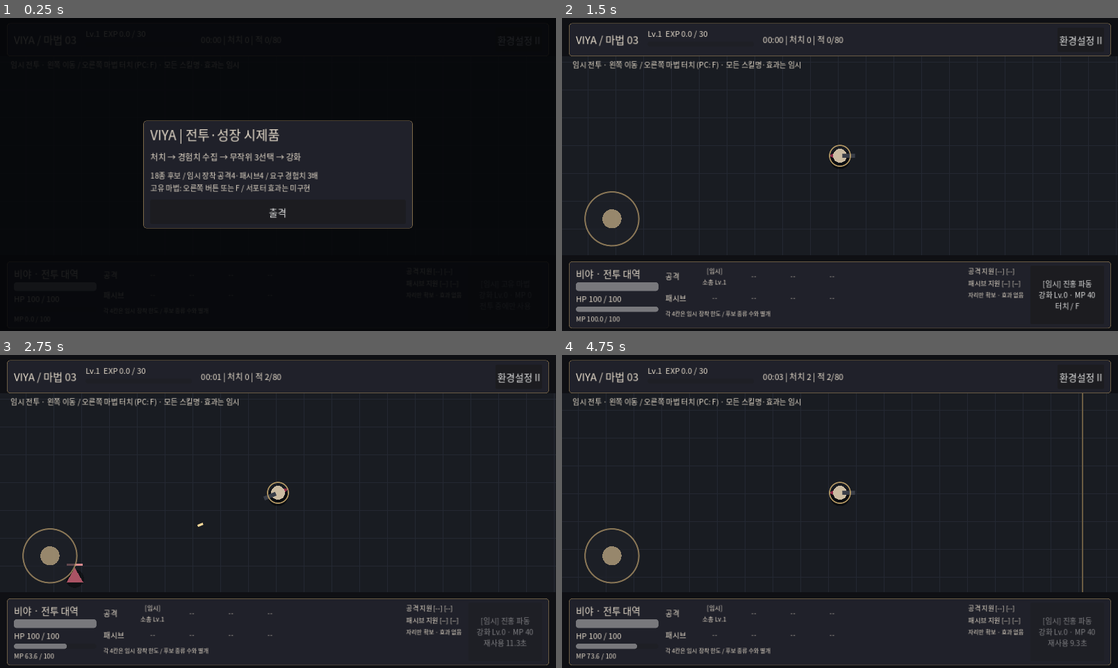
Above: before the commit, frames 1-4 (two rows, left to right).
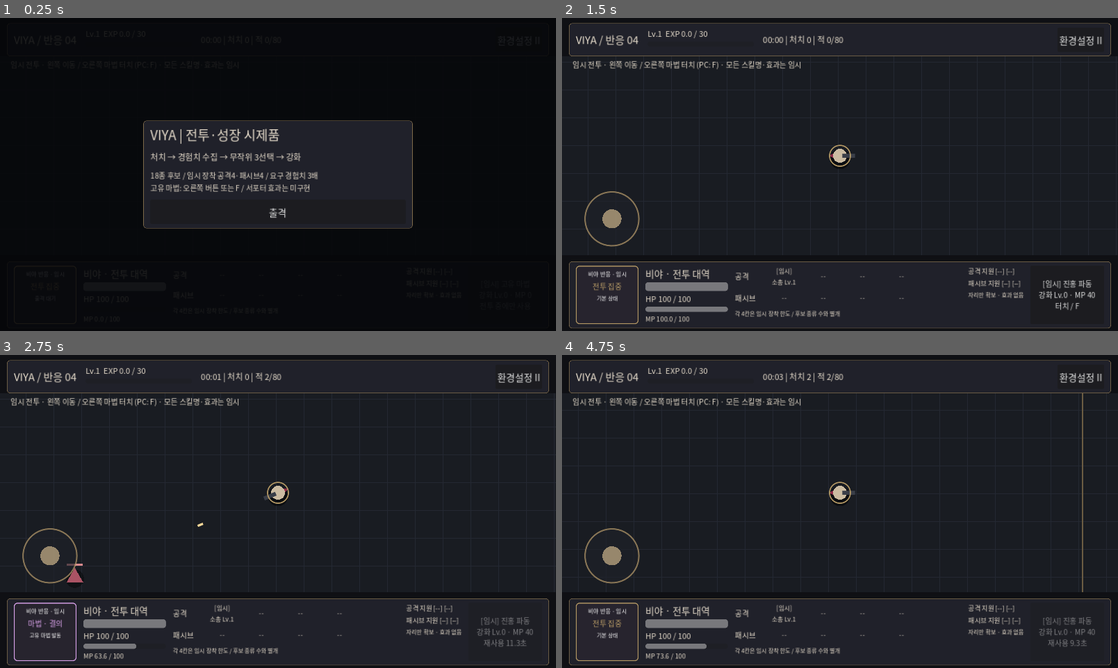
Above: after the commit, the same moments.

Repository: dldlfah/Viya
Game: Godot game, scene res://scenes/main.tscn
Same seed, same stepped clock (60 frames per second), same inputs: the game is played once before the commit and once after it.
Inputs (mouse positions are in pixels of both pictures, inside the frame that each line leads up to):
- Up to frame 1 (0.25 s): no input
- Up to frame 2 (1.5 s): click "환경설정 II" at 0.5 s; click "출격" at 1.25 s
- Up to frame 3 (2.75 s): click "[임시] 진홍 파동 강화 Lv.0 · MP 40 터치…" at 2 s
- Up to frame 4 (4.75 s): tap Enter at 2.75 s; move the mouse to (962, 495) at 2.77 s; hold D 2.78-3.5 s; tap F at 2.85, 4.35 s; click (962, 495) at 2.92 s; drag from (728, 527) to (812, 574) at 3.52 s; move the mouse to (895, 442) at 4.27 s; hold D from 4.28 s (still down); click (895, 442) at 4.42 s

The runs differ from the first frame. In frame 2, 2.6% of the frame differs, in the area x 2-62%, y 5-98%; in frame 3, 2.6%; in frame 4, 2.6%.

Commit message:
feat: GAME-004 reaction feedback and run-summary integration [skip ci]

Diff:
--- /dev/null
+++ b/docs/validation/GAME004_STATIC_REPORT.json
@@ -0,0 +1,61 @@
+{
+  "source_base_commit": "efd5e70938ae7f32bb6e0938531eea66334cc078",
+  "command": "python tools/check_feedback_data.py",
+  "exit_code": 0,
+  "python_version": "3.13.5",
+  "base_blobs_verified_before_patch": {
+    "scripts/main.gd": "a239eb8826a327e667d94a1862b934cdbf3af819",
+    "scripts/combat/run_state.gd": "a1d825a79b2c3beaae752bc547403e3de569efb3",
+    "tools/check_project.py": "20ec1d6ac37ac774472b5f460b92b77dd064127f"
+  },
+  "targeted_source_contract": {
+    "status": "PASS",
+    "errors": [],
+    "negative_controls": [
+      {
+        "fixture": "missing_damage_hook",
+        "rejected": true
+      },
+      {
+        "fixture": "missing_reset",
+        "rejected": true
+      },
+      {
+        "fixture": "negative_duration",
+        "rejected": true
+      },
+      {
+        "fixture": "missing_low_hp_warning",
+        "rejected": true
+      },
+      {
+        "fixture": "missing_stale_guard",
+        "rejected": true
+      }
+    ],
+    "files_checked": 7,
+    "source_sha256": {
+      "scripts/combat/feedback_state.gd": "3ee19238fb9307bc9953fed3ecc266ecff420e2c74ceffe81409069372e87d88",
+      "scripts/combat/run_state.gd": "0b6ce7c0e431fc24d9454aec85385c423cd7d6167f48f3fe5f2e68c757c3e4c2",
+      "scripts/ui/feedback_panel.gd": "e6fa69fd4752e785eeaaa3a06f1652fe106436763d44217918688233903b2d10",
+      "scripts/main.gd": "caf2b9746dc333d226ec61667f015bec975e2c6009ad0d4a432325ab0fc6584b",
+      "tests/test_feedback.gd": "dd5794b79b07dac14692716471a6a977345ca0b92a9db24fc7a40c5ef6de6823",
+      "tools/check_project.py": "8195d4d7e6e547399a314a94dc59b9a7e1a4e8e46884668e1846a88f9cf6e858",
+      "tools/check_feedback_data.py": "f1bd6f415e919a32faab1b403073e24dcdda4b819938b9b707dacfc32320bec7"
+    },
+    "scope": "7 affected code/test/checker files: UTF-8, delimiters, whitespace, Python syntax, reaction constants, integration markers, engine-test registration and new dependency paths only. NOT the full project check or GDScript parser/type/runtime, rendering, or mobile input tests."
+  },
+  "source_fingerprint": "1f0c7861452ecf0d1deff51df470e9c6cdc596715ecd83ad1c7f516a4588be05",
+  "godot_runtime": {
+    "status": "NOT_VERIFIED",
+    "detected_engine": null,
+    "reason": "No Godot executable in active environment; official binary fetch unavailable. No GDScript engine test was executed."
+  },
+  "full_project_regression": "NOT_EXECUTED_THIS_TURN",
+  "authored_engine_test": "tests/test_feedback.gd (registered after foundation/growth/magic tests)",
+  "windows_f5": "NOT_VERIFIED",
+  "rendered_layout": "NOT_VERIFIED",
+  "android_device": "NOT_VERIFIED",
+  "ios_device": "NOT_VERIFIED",
+  "preservation": "No changes to skills JSON, growth, magic, move_input, battle_view, project.godot, original tests or artwork are planned in this tree. Remote comparison is the final preservation check."
+}
--- /dev/null
+++ b/scripts/combat/feedback_state.gd
@@ -0,0 +1,78 @@
+extends RefCounted
+## Presentation state only; never changes damage, XP, MP, or input ownership.
+## Provisional display timing. Only RunState advances the simulation clock.
+const LOW_HP_RATIO := 0.30
+const ORDER := ["hurt", "magic", "levelup"]
+const DURATIONS := {"hurt": 0.55, "magic": 0.90, "levelup": 1.20}
+const PRESENTATION := {
+	"normal": {"label": "전투 집중", "detail": "기본 상태", "accent": "b69a65"},
+	"hurt": {"label": "피격 · 고통", "detail": "피해를 입었습니다", "accent": "ec7b87"},
+	"magic": {"label": "마법 · 결의", "detail": "고유 마법 발동", "accent": "dba3ec"},
+	"levelup": {"label": "성장 · 기쁨", "detail": "레벨업 반응", "accent": "7cd3b2"},
+	"low_hp": {"label": "저체력 · 지침", "detail": "체력 회복 필요", "accent": "e4ad66"},
+	"defeat": {"label": "전투 종료", "detail": "다시 출격 가능", "accent": "9d98a5"}
+}
+var clocks: Dictionary = {"hurt": 0.0, "magic": 0.0, "levelup": 0.0}
+var defeated: bool = false
+var _last_level_ticket: int = -1
+
+func reset() -> void:
+	for key in ORDER:
+		clocks[key] = 0.0
+	defeated = false
+	_last_level_ticket = -1
+
+func trigger(kind: String) -> bool:
+	if defeated or not DURATIONS.has(kind):
+		return false
+	# At most one pending event per kind: no unbounded expression queue.
+	clocks[kind] = float(DURATIONS[kind])
+	return true
+
+func level_up(offer_ticket: int) -> bool:
+	if defeated or offer_ticket <= _last_level_ticket:
+		return false
+	_last_level_ticket = offer_ticket
+	return trigger("levelup")
+
+func finish() -> void:
+	defeated = true
+	for key in ORDER:
+		clocks[key] = 0.0
+
+func advance(delta: float, running: bool) -> void:
+	if not running or defeated or delta <= 0.0 or not is_finite(delta):
+		return
+	# Only the currently visible reaction spends its time. A higher priority
+	# event temporarily covers lower ones rather than silently eating them.
+	var budget: float = delta
+	for key in ORDER:
+		var left: float = float(clocks[key])
+		if left <= 0.0:
+			continue
+		var consumed: float = minf(left, budget)
+		clocks[key] = maxf(0.0, left - consumed)
+		if float(clocks[key]) < 0.000001:
+			clocks[key] = 0.0
+		budget = maxf(0.0, budget - consumed)
+		if budget <= 0.0:
+			return
+
+func is_low(hp: int, maximum: int) -> bool:
+	return hp > 0 and maximum > 0 and float(hp) / float(maximum) <= LOW_HP_RATIO
+
+func current(hp: int, maximum: int) -> String:
+	if defeated or hp <= 0:
+		return "defeat"
+	for key in ORDER:
+		if float(clocks[key]) > 0.0:
+			return str(key)
+	return "low_hp" if is_low(hp, maximum) else "normal"
+
+func snapshot(hp: int, maximum: int) -> Dictionary:
+	var key: String = current(hp, maximum)
+	var result: Dictionary = PRESENTATION[key].duplicate(true)
+	result["key"] = key
+	result["low_hp"] = is_low(hp, maximum)
+	result["remaining"] = float(clocks.get(key, 0.0))
+	return result
--- a/scripts/combat/run_state.gd
+++ b/scripts/combat/run_state.gd
@@ -2,6 +2,7 @@
 ## One authoritative simulation. All numbers/effects are provisional test tuning.
 const Growth = preload("res://scripts/progression/growth_state.gd")
 const MagicState = preload("res://scripts/combat/magic_state.gd")
+const FeedbackState = preload("res://scripts/combat/feedback_state.gd")
 enum Phase { READY, RUNNING, PAUSED, DEFEAT, CHOOSING }
 const WORLD_SIZE := Vector2(1800.0, 1200.0)
 const PLAYER_SPEED := 235.0
@@ -34,6 +35,7 @@
 var rng := RandomNumberGenerator.new()
 var growth = Growth.new()
 var magic = MagicState.new()
+var feedback = FeedbackState.new()
 var skill_clocks: Dictionary = {}
 var stats := {"power": 1.0, "rate": 1.0, "speed": PLAYER_SPEED,
 	"pickup": 80.0, "xp": 1.0, "crit": 0.0, "regen": 0.0, "ultimate": 0}
@@ -63,6 +65,7 @@
 	if not growth.reset(character_id, int(rng.seed) ^ 0x51A7):
 		return false
 	magic.reset(candidate, character_id)
+	feedback.reset()
 	player = WORLD_SIZE * 0.5
 	facing = Vector2.RIGHT
 	hp = 100
@@ -102,6 +105,9 @@
 	if hp == 0:
 		magic.invalidate_requests()
 		phase = Phase.DEFEAT
+		feedback.finish()
+	else:
+		feedback.trigger("hurt")
 	return true
 
 func add_enemy(at: Vector2) -> bool:
@@ -145,6 +151,7 @@
 func _begin_choice_if_needed() -> void:
 	if growth.pending > 0:
 		growth.open_offer()
+		feedback.level_up(growth.ticket)
 		magic.invalidate_requests()
 		phase = Phase.CHOOSING
 
@@ -158,6 +165,7 @@
 	_burst(player, float(cast["radius"]), float(cast["damage"]), "ultimate")
 	effects[-1]["life"] = float(cast["effect_duration"])
 	effects[-1]["duration"] = float(cast["effect_duration"])
+	feedback.trigger("magic")
 	return true
 
 func _effect_rank(effect: String) -> int:
@@ -181,6 +189,7 @@
 	if phase != Phase.RUNNING or delta <= 0.0 or not is_finite(delta):
 		return
 	var dt := minf(delta, 0.05)
+	feedback.advance(dt, true)
 	elapsed += dt
 	hurt_clock = maxf(0.0, hurt_clock - dt)
 	var movement := direction.limit_length(1.0)
@@ -388,3 +397,9 @@
 			_damage_enemy(victim, float(bullet["damage"]))
 		if bullet["remaining"] <= 0 or bullet["life"] <= 0.0:
 			bullets.remove_at(bullet_index)
+
+
+func result_summary() -> Dictionary:
+	# A new value-only snapshot; no reference to live collections escapes.
+	return {"ended": phase == Phase.DEFEAT, "level": growth.level,
+		"elapsed": elapsed, "kills": kills, "shots": shots, "magic_casts": magic.casts}
--- a/scripts/main.gd
+++ b/scripts/main.gd
@@ -2,6 +2,7 @@
 const RunState = preload("res://scripts/combat/run_state.gd")
 const BattleView = preload("res://scripts/combat/battle_view.gd")
 const MoveInput = preload("res://scripts/ui/move_input.gd")
+const FeedbackPanel = preload("res://scripts/ui/feedback_panel.gd")
 
 var simulation = RunState.new()
 var view
@@ -20,6 +21,9 @@
 var magic_button: Button
 var mana_bar: ProgressBar
 var mana_text: Label
+var feedback_panel
+var feedback_overlay_label: Label
+var result_summary_label: Label
 var _magic_touch_id: int = -1
 var _magic_ui_ticket: int = -1
 var choice_buttons: Array[Button] = []
@@ -84,6 +88,7 @@
 	var ticket: int = _magic_ui_ticket if expected_ticket < 0 else expected_ticket
 	simulation.cast_ultimate(ticket)
 	_update_magic_hud()
+	_update_feedback_hud()
 	view.queue_redraw()
 
 func _unhandled_key_input(event: InputEvent) -> void:
@@ -126,6 +131,7 @@
 	movement.set_enabled(false)
 	last_phase = simulation.phase
 	_show_menu("paused")
+	_update_hud()
 
 func resume_game() -> void:
 	if simulation.phase != RunState.Phase.PAUSED:
@@ -138,6 +144,7 @@
 		_sync_phase_ui() # Restore the same ticket/candidates, never reroll on pause.
 	else:
 		overlay.hide()
+	_update_hud()
 
 func _label(text: String, font_size: int = 20) -> Label:
 	var item := Label.new()
@@ -197,7 +204,7 @@
 	var top_row := HBoxContainer.new()
 	top_row.add_theme_constant_override("separation", 20)
 	top.add_child(top_row)
-	top_row.add_child(_label("VIYA / 마법 03", 24))
+	top_row.add_child(_label("VIYA / 반응 04", 24))
 	var growth_column := VBoxContainer.new()
 	growth_column.custom_minimum_size.x = 245
 	top_row.add_child(growth_column)
@@ -224,6 +231,8 @@
 	var bottom_row := HBoxContainer.new()
 	bottom_row.add_theme_constant_override("separation", 16)
 	bottom.add_child(bottom_row)
+	feedback_panel = FeedbackPanel.new()
+	bottom_row.add_child(feedback_panel)
 	var identity := VBoxContainer.new()
 	identity.custom_minimum_size.x = 190
 	bottom_row.add_child(identity)
@@ -292,6 +301,8 @@
 
 func _clear_dialog() -> void:
 	choice_buttons.clear()
+	feedback_overlay_label = null
+	result_summary_label = null
 	for child in dialog_body.get_children():
 		dialog_body.remove_child(child)
 		child.queue_free()
@@ -302,6 +313,7 @@
 	last_ticket = simulation.growth.ticket
 	movement.set_enabled(false)
 	dialog_body.add_child(_label("레벨업 · 원하는 강화 하나를 선택", 28))
+	_add_feedback_banner()
 	dialog_body.add_child(_label("전투 정지 / 남은 선택 %d회 / 이름·효과·강화 상한은 임시" % simulation.growth.pending, 18))
 	var choices: Array[String] = simulation.growth.offer
 	if choices.is_empty():
@@ -368,7 +380,8 @@
 		dialog_body.add_child(start_button)
 	elif kind == "paused":
 		dialog_body.add_child(_label("일시정지 / 환경설정", 30))
-		dialog_body.add_child(_label("레벨업 선택도 그대로 보존됩니다.", 18))
+		dialog_body.add_child(_label("선택·마력·반응 시간이 그대로 보존됩니다.", 18))
+		_add_feedback_banner()
 		dialog_body.add_child(_label("전체 음량 (저장 · 전투 음원은 미탑재)", 17))
 		var slider := HSlider.new()
 		slider.min_value = 0.0
@@ -383,7 +396,12 @@
 		dialog_body.add_child(_button("새 전투 시작", begin_run))
 	else:
 		dialog_body.add_child(_label("전투 종료", 30))
-		dialog_body.add_child(_label("Lv.%d / 생존 %.1f초 / 처치 %d" % [simulation.growth.level, simulation.elapsed, simulation.kills], 22))
+		var summary: Dictionary = simulation.result_summary()
+		result_summary_label = _label("Lv.%d / 생존 %.1f초 / 처치 %d\n발사 %d회 / 고유 마법 %d회" % [
+			summary["level"], summary["elapsed"], summary["kills"],
+			summary["shots"], summary["magic_casts"]], 22)
+		dialog_body.add_child(result_summary_label)
+		_add_feedback_banner()
 		start_button = _button("다시 출격", begin_run)
 		dialog_body.add_child(start_button)
 	overlay.show()
@@ -402,6 +420,7 @@
 		_update_slots(attack_slots, "attack")
 		_update_slots(passive_slots, "passive")
 	_update_magic_hud()
+	_update_feedback_hud()
 
 func _update_slots(labels: Array[Label], row: String) -> void:
 	var entries: Array[Dictionary] = simulation.growth.row_entries(row)
@@ -454,3 +473,26 @@
 		volume = clampf(float(config.get_value("audio", "master", 0.7)), 0.0, 1.0)
 	AudioServer.set_bus_volume_db(0, linear_to_db(maxf(volume, 0.0001)))
 	AudioServer.set_bus_mute(0, volume == 0.0)
+
+
+func _add_feedback_banner() -> void:
+	feedback_overlay_label = _label("", 18)
+	feedback_overlay_label.mouse_filter = Control.MOUSE_FILTER_IGNORE
+	dialog_body.add_child(feedback_overlay_label)
+
+func _update_feedback_hud() -> void:
+	var data: Dictionary = simulation.feedback.snapshot(simulation.hp, simulation.max_hp)
+	var context: String = ""
+	match simulation.phase:
+		RunState.Phase.READY:
+			context = "출격 대기"
+		RunState.Phase.PAUSED:
+			context = "정지 · 반응 보존"
+		RunState.Phase.CHOOSING:
+			context = "선택 · 반응 보존"
+	if is_instance_valid(feedback_panel):
+		feedback_panel.present(data, context)
+	if is_instance_valid(feedback_overlay_label):
+		feedback_overlay_label.text = "비야 상태: %s%s" % [data["label"],
+			" / 저체력 경고 유지" if bool(data["low_hp"]) else ""]
+		feedback_overlay_label.add_theme_color_override("font_color", Color(str(data["accent"])))
--- /dev/null
+++ b/scripts/ui/feedback_panel.gd
@@ -0,0 +1,60 @@
+extends PanelContainer
+## Deliberately text/border placeholders, not new character artwork.
+## No Timer/Tween/process clock: drawing cannot change the simulation.
+var state_key: String = "normal"
+var reaction_text: Label
+var context_text: Label
+var danger_text: Label
+var frame_style: StyleBoxFlat
+var _signature: String = ""
+
+func _ready() -> void:
+	name = "ViyaFeedbackPlaceholder"
+	custom_minimum_size = Vector2(144, 108)
+	mouse_filter = Control.MOUSE_FILTER_IGNORE
+	frame_style = StyleBoxFlat.new()
+	frame_style.bg_color = Color("27242e")
+	frame_style.set_border_width_all(2)
+	frame_style.set_corner_radius_all(7)
+	frame_style.content_margin_left = 8
+	frame_style.content_margin_right = 8
+	frame_style.content_margin_top = 8
+	frame_style.content_margin_bottom = 8
+	add_theme_stylebox_override("panel", frame_style)
+	var column := VBoxContainer.new()
+	column.mouse_filter = Control.MOUSE_FILTER_IGNORE
+	column.add_theme_constant_override("separation", 4)
+	add_child(column)
+	column.add_child(_text("비야 반응 · 임시", 13))
+	reaction_text = _text("전투 집중", 17)
+	column.add_child(reaction_text)
+	context_text = _text("출격 대기", 12)
+	column.add_child(context_text)
+	danger_text = _text("", 12)
+	danger_text.custom_minimum_size.y = 16
+	danger_text.add_theme_color_override("font_color", Color("efae77"))
+	column.add_child(danger_text)
+
+func _text(value: String, pixels: int) -> Label:
+	var item := Label.new()
+	item.text = value
+	item.add_theme_font_size_override("font_size", pixels)
+	item.horizontal_alignment = HORIZONTAL_ALIGNMENT_CENTER
+	item.mouse_filter = Control.MOUSE_FILTER_IGNORE
+	return item
+
+func present(data: Dictionary, context: String = "") -> void:
+	if not is_instance_valid(reaction_text):
+		return
+	state_key = str(data["key"])
+	var signature: String = "%s|%s|%s" % [state_key, data["low_hp"], context]
+	if signature == _signature:
+		return
+	_signature = signature
+	var accent := Color(str(data["accent"]))
+	frame_style.border_color = accent
+	reaction_text.text = str(data["label"])
+	reaction_text.add_theme_color_override("font_color", accent)
+	context_text.text = str(data["detail"]) if context.is_empty() else context
+	# Persistent safety information is not hidden by a happy/casting reaction.
+	danger_text.text = "저체력 경고" if bool(data["low_hp"]) else ""
--- /dev/null
+++ b/tests/test_feedback.gd
@@ -0,0 +1,162 @@
+extends SceneTree
+## Requires the actual Godot engine. Static source checks are NOT these tests.
+const RunState = preload("res://scripts/combat/run_state.gd")
+const Feedback = preload("res://scripts/combat/feedback_state.gd")
+var failures: Array[String] = []
+var checks: int = 0
+
+func _initialize() -> void:
+	call_deferred("_run")
+
+func verify(condition: bool, description: String) -> void:
+	checks += 1
+	if not condition:
+		failures.append(description)
+		printerr("FAIL: ", description)
+
+func quiet_state():
+	var state = RunState.new()
+	verify(state.start(42), "Production character data starts a run")
+	state.spawn_clock = 999.0
+	return state
+
+func advance_run(state, seconds: float) -> void:
+	for frame in range(int(ceil(seconds / 0.05))):
+		state.step(0.05, Vector2.ZERO)
+
+func _run() -> void:
+	var feedback = Feedback.new()
+	verify(feedback.current(100, 100) == "normal", "Normal at full HP")
+	verify(feedback.current(30, 100) == "low_hp", "30 percent boundary is low")
+	verify(feedback.current(31, 100) == "normal", "Above boundary is normal")
+	verify(feedback.current(36, 120) == "low_hp", "Threshold uses current maximum HP")
+	verify(not feedback.is_low(0, 100), "Defeat is not a live low-HP state")
+	verify(not feedback.trigger("unknown"), "Unknown feedback rejected")
+	verify(feedback.level_up(5), "First level-up ticket accepted")
+	verify(not feedback.level_up(5) and not feedback.level_up(4), "Same or stale level-up event rejected")
+	feedback.trigger("magic")
+	feedback.trigger("hurt")
+	verify(feedback.current(25, 100) == "hurt", "Hurt has priority over magic and growth")
+	verify(feedback.snapshot(25, 100)["low_hp"], "Low-HP warning remains independent")
+	var original: Dictionary = feedback.clocks.duplicate(true)
+	feedback.advance(10.0, false)
+	feedback.advance(-1.0, true)
+	feedback.advance(INF, true)
+	feedback.advance(NAN, true)
+	verify(feedback.clocks == original, "Stopped and invalid steps never spend reaction time")
+	feedback.advance(float(Feedback.DURATIONS["hurt"]), true)
+	verify(feedback.current(25, 100) == "magic", "Hurt returns to pending magic")
+	verify(is_equal_approx(feedback.clocks["magic"], Feedback.DURATIONS["magic"]), "Covered reaction keeps full visible duration")
+	feedback.advance(float(Feedback.DURATIONS["magic"]), true)
+	verify(feedback.current(25, 100) == "levelup", "Magic returns to pending level-up")
+	feedback.advance(float(Feedback.DURATIONS["levelup"]), true)
+	verify(feedback.current(25, 100) == "low_hp", "Transient returns to current persistent health state")
+	verify(feedback.current(50, 100) == "normal", "Healing clears low-HP reaction")
+	var exported: Dictionary = feedback.snapshot(100, 100)
+	exported["label"] = "mutated"
+	verify(feedback.snapshot(100, 100)["label"] != "mutated", "Presentation copies cannot change static rules")
+	feedback.trigger("magic")
+	feedback.finish()
+	verify(feedback.current(100, 100) == "defeat" and not feedback.trigger("hurt"), "Defeat overrides and rejects later events")
+	feedback.reset()
+	verify(feedback.current(100, 100) == "normal" and feedback.level_up(1), "Restart clears reaction state and previous ticket")
+	feedback.reset()
+	for event in range(100):
+		feedback.trigger("hurt")
+	verify(feedback.clocks.size() == 3, "Repeated events keep a bounded three-kind store")
+
+	# Real state owner, not a duplicate Python simulation.
+	var state = quiet_state()
+	verify(state.damage_player(76), "Accepted damage reduces HP")
+	verify(state.feedback.current(state.hp, state.max_hp) == "hurt", "Accepted damage triggers reaction")
+	original = state.feedback.clocks.duplicate(true)
+	verify(not state.damage_player(1) and state.feedback.clocks == original, "Invulnerability rejection cannot restart reaction")
+	advance_run(state, 0.60)
+	verify(state.feedback.current(state.hp, state.max_hp) == "low_hp", "Damage reaction expires into low-HP state")
+	var old_magic_ticket: int = state.magic.ticket
+	verify(state.cast_ultimate(old_magic_ticket), "Valid active magic triggers real cast")
+	original = state.feedback.clocks.duplicate(true)
+	verify(state.feedback.current(state.hp, state.max_hp) == "magic", "Successful magic triggers its own reaction")
+	verify(not state.cast_ultimate(old_magic_ticket) and state.feedback.clocks == original, "Rejected duplicate magic cannot retrigger feedback")
+	state.grant_xp(state.growth.threshold())
+	verify(state.phase == RunState.Phase.CHOOSING, "Actual XP opens choice")
+	var old_offer: Array[String] = state.growth.offer.duplicate()
+	var old_ticket: int = state.growth.ticket
+	var frozen: String = JSON.stringify([state.elapsed, state.magic.mana,
+		state.magic.cooldown_left, state.feedback.clocks, state.effects])
+	state.step(0.05, Vector2.RIGHT)
+	verify(frozen == JSON.stringify([state.elapsed, state.magic.mana,
+		state.magic.cooldown_left, state.feedback.clocks, state.effects]), "Choice freezes combat, MP, effects and reaction clocks")
+	state.set_paused(true)
+	state.step(0.05, Vector2.RIGHT)
+	verify(frozen == JSON.stringify([state.elapsed, state.magic.mana,
+		state.magic.cooldown_left, state.feedback.clocks, state.effects]), "Settings freezes reaction and resource state")
+	verify(not state.cast_ultimate(state.magic.ticket), "Paused magic rejected")
+	state.set_paused(false)
+	verify(state.growth.ticket == old_ticket and state.growth.offer == old_offer, "Resume preserves choice ticket and candidates")
+	verify(state.select_skill(old_offer[0], old_ticket), "Production selection resumes pending reactions")
+	original = state.feedback.clocks.duplicate(true)
+	verify(not state.select_skill(old_offer[0], old_ticket) and state.feedback.clocks == original, "Stale selection does not restart feedback")
+	advance_run(state, 3.0)
+	verify(state.feedback.current(state.hp, state.max_hp) in ["normal", "low_hp"], "Reactions drain and return to current health")
+	state.hurt_clock = 0.0
+	verify(state.damage_player(10000), "Lethal damage accepted")
+	verify(state.feedback.current(state.hp, state.max_hp) == "defeat", "Lethal damage does not leave a happy/cast reaction")
+	var summary: Dictionary = state.result_summary()
+	state.step(0.05, Vector2.RIGHT)
+	verify(summary == state.result_summary() and summary["ended"], "Result state stays frozen")
+	summary["kills"] = 99999
+	verify(state.result_summary()["kills"] != 99999, "Result value cannot mutate the run")
+	verify(state.start(9), "Restart after defeat")
+	verify(state.feedback.current(state.hp, state.max_hp) == "normal", "Restart clears defeat and all transient reactions")
+	verify(state.magic.casts == 0 and state.growth.level == 1 and state.growth.threshold() == 30.0, "Restart retains original XP rule and resets cast count")
+
+	# Actual F5 scene: cast kills -> pickups -> three choices -> feedback -> death -> restart.
+	var scene = load("res://scenes/main.tscn").instantiate()
+	root.add_child(scene)
+	scene.set_physics_process(false) # Deterministic test stepping; production still uses physics.
+	await process_frame
+	await process_frame
+	verify(is_instance_valid(scene.feedback_panel), "Real HUD instantiates placeholder reaction panel")
+	verify(scene.feedback_panel.mouse_filter == Control.MOUSE_FILTER_IGNORE, "Reaction panel cannot steal touch")
+	scene.start_button.pressed.emit()
+	scene.simulation.spawn_clock = 999.0
+	for i in range(6):
+		scene.simulation.add_enemy(scene.simulation.player + Vector2(30.0 + i * 10.0, 0.0))
+	scene.magic_button.pressed.emit()
+	verify(scene.feedback_panel.state_key == "magic" and scene.simulation.kills == 6, "Button cast damages actual enemies and immediately updates reaction")
+	for frame in range(12):
+		scene._physics_process(0.05)
+	verify(scene.simulation.phase == RunState.Phase.CHOOSING and scene.choice_buttons.size() == 3, "Actual cast drops 30 XP and reaches the unchanged threshold")
+	verify(is_instance_valid(scene.feedback_overlay_label), "Reaction text remains readable on choice overlay")
+	original = scene.simulation.feedback.clocks.duplicate(true)
+	scene._magic_touch_id = 9
+	scene._notification(Node.NOTIFICATION_APPLICATION_FOCUS_OUT)
+	scene._physics_process(0.05)
+	verify(scene.simulation.phase == RunState.Phase.PAUSED and not scene.movement.enabled and scene._magic_touch_id == -1, "App interruption clears movement/magic input")
+	verify(scene.simulation.feedback.clocks == original, "App interruption preserves feedback time")
+	scene.resume_button.pressed.emit()
+	scene.choice_buttons[0].pressed.emit()
+	advance_run(scene.simulation, 3.0)
+	scene._physics_process(0.0)
+	verify(scene.feedback_panel.state_key == "normal", "Scene reaction returns after growth")
+	scene.simulation.hurt_clock = 0.0
+	scene.simulation.damage_player(scene.simulation.hp - int(scene.simulation.max_hp * 0.24))
+	scene._physics_process(0.0)
+	verify(scene.feedback_panel.state_key == "hurt" and not scene.feedback_panel.danger_text.text.is_empty(), "HUD displays hurt and low-HP warning together")
+	advance_run(scene.simulation, 0.60)
+	scene._physics_process(0.0)
+	verify(scene.feedback_panel.state_key == "low_hp", "HUD returns to low HP after hurt")
+	scene.simulation.hurt_clock = 0.0
+	scene.simulation.damage_player(10000)
+	scene._physics_process(0.0)
+	verify(scene.overlay.visible and scene.feedback_panel.state_key == "defeat", "Scene defeat opens result and clears transient reaction")
+	verify(scene.result_summary_label.text.contains("고유 마법 1회"), "Result uses actual active-magic count")
+	scene.start_button.pressed.emit()
+	verify(scene.feedback_panel.state_key == "normal" and not scene.overlay.visible, "Result restart clears UI and feedback")
+	verify(scene.simulation.magic.casts == 0 and scene.simulation.growth.owned == {"common_rifle": 1}, "New run clears previous results and skill selections")
+	scene.queue_free()
+	await process_frame
+	await process_frame
+	print(JSON.stringify({"checks": checks, "failures": failures, "status": "PASS" if failures.is_empty() else "FAIL"}))
+	quit(0 if failures.is_empty() else 1)
Not shown, changed: docs/CURRENT_WORK.md
Not shown, changed: docs/NEXT_TASK.md
